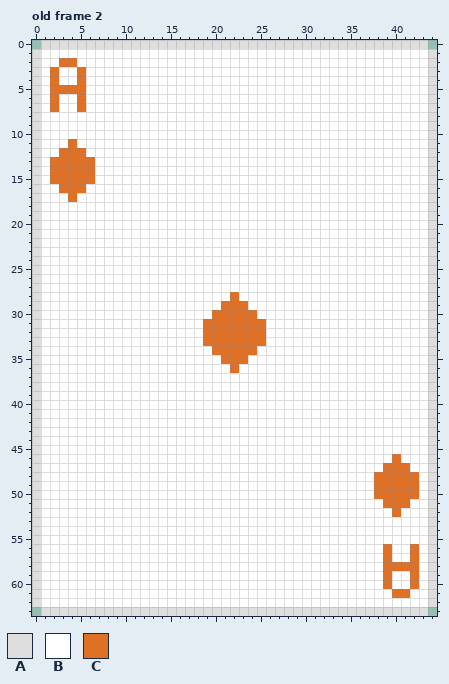
One commit to this pixel-art file: Rhombus-Editor/Patience/Assets/PixelCard.aseprite. The picture above is the old version.
45x64 pixels, 55 frames. Shown: old frame 2. The commit also changed other frames, which this record leaves out.
Palette (. is transparent): A #dedede  B #ffffff  C #df7126
Pixels before, old frame 2 (only the part around the change), first column x 0:
 0 .AAAAAAAAAAAAAAAAAAAAAAAAAAAAAAAAAAAAAAAAAAA.
 1 ABBBBBBBBBBBBBBBBBBBBBBBBBBBBBBBBBBBBBBBBBBBA
 2 ABBCCBBBBBBBBBBBBBBBBBBBBBBBBBBBBBBBBBBBBBBBA
 3 ABCBBCBBBBBBBBBBBBBBBBBBBBBBBBBBBBBBBBBBBBBBA
 4 ABCBBCBBBBBBBBBBBBBBBBBBBBBBBBBBBBBBBBBBBBBBA
 5 ABCCCCBBBBBBBBBBBBBBBBBBBBBBBBBBBBBBBBBBBBBBA
 6 ABCBBCBBBBBBBBBBBBBBBBBBBBBBBBBBBBBBBBBBBBBBA
 7 ABCBBCBBBBBBBBBBBBBBBBBBBBBBBBBBBBBBBBBBBBBBA
 8 ABBBBBBBBBBBBBBBBBBBBBBBBBBBBBBBBBBBBBBBBBBBA
 9 ABBBBBBBBBBBBBBBBBBBBBBBBBBBBBBBBBBBBBBBBBBBA
10 ABBBBBBBBBBBBBBBBBBBBBBBBBBBBBBBBBBBBBBBBBBBA
11 ABBBCBBBBBBBBBBBBBBBBBBBBBBBBBBBBBBBBBBBBBBBA
12 ABBCCCBBBBBBBBBBBBBBBBBBBBBBBBBBBBBBBBBBBBBBA
13 ABCCCCCBBBBBBBBBBBBBBBBBBBBBBBBBBBBBBBBBBBBBA
14 ABCCCCCBBBBBBBBBBBBBBBBBBBBBBBBBBBBBBBBBBBBBA
15 ABCCCCCBBBBBBBBBBBBBBBBBBBBBBBBBBBBBBBBBBBBBA
16 ABBCCCBBBBBBBBBBBBBBBBBBBBBBBBBBBBBBBBBBBBBBA
17 ABBBCBBBBBBBBBBBBBBBBBBBBBBBBBBBBBBBBBBBBBBBA
18 ABBBBBBBBBBBBBBBBBBBBBBBBBBBBBBBBBBBBBBBBBBBA
19 ABBBBBBBBBBBBBBBBBBBBBBBBBBBBBBBBBBBBBBBBBBBA
20 ABBBBBBBBBBBBBBBBBBBBBBBBBBBBBBBBBBBBBBBBBBBA
21 ABBBBBBBBBBBBBBBBBBBBBBBBBBBBBBBBBBBBBBBBBBBA
22 ABBBBBBBBBBBBBBBBBBBBBBBBBBBBBBBBBBBBBBBBBBBA
23 ABBBBBBBBBBBBBBBBBBBBBBBBBBBBBBBBBBBBBBBBBBBA
24 ABBBBBBBBBBBBBBBBBBBBBBBBBBBBBBBBBBBBBBBBBBBA
25 ABBBBBBBBBBBBBBBBBBBBBBBBBBBBBBBBBBBBBBBBBBBA
26 ABBBBBBBBBBBBBBBBBBBBBBBBBBBBBBBBBBBBBBBBBBBA
27 ABBBBBBBBBBBBBBBBBBBBBBBBBBBBBBBBBBBBBBBBBBBA
28 ABBBBBBBBBBBBBBBBBBBBBCBBBBBBBBBBBBBBBBBBBBBA
29 ABBBBBBBBBBBBBBBBBBBBCCCBBBBBBBBBBBBBBBBBBBBA
30 ABBBBBBBBBBBBBBBBBBBCCCCCBBBBBBBBBBBBBBBBBBBA
31 ABBBBBBBBBBBBBBBBBBCCCCCCCBBBBBBBBBBBBBBBBBBA
32 ABBBBBBBBBBBBBBBBBBCCCCCCCBBBBBBBBBBBBBBBBBBA
33 ABBBBBBBBBBBBBBBBBBCCCCCCCBBBBBBBBBBBBBBBBBBA
34 ABBBBBBBBBBBBBBBBBBBCCCCCBBBBBBBBBBBBBBBBBBBA
35 ABBBBBBBBBBBBBBBBBBBBCCCBBBBBBBBBBBBBBBBBBBBA
36 ABBBBBBBBBBBBBBBBBBBBBCBBBBBBBBBBBBBBBBBBBBBA
37 ABBBBBBBBBBBBBBBBBBBBBBBBBBBBBBBBBBBBBBBBBBBA
38 ABBBBBBBBBBBBBBBBBBBBBBBBBBBBBBBBBBBBBBBBBBBA
39 ABBBBBBBBBBBBBBBBBBBBBBBBBBBBBBBBBBBBBBBBBBBA
40 ABBBBBBBBBBBBBBBBBBBBBBBBBBBBBBBBBBBBBBBBBBBA
41 ABBBBBBBBBBBBBBBBBBBBBBBBBBBBBBBBBBBBBBBBBBBA
42 ABBBBBBBBBBBBBBBBBBBBBBBBBBBBBBBBBBBBBBBBBBBA
43 ABBBBBBBBBBBBBBBBBBBBBBBBBBBBBBBBBBBBBBBBBBBA
44 ABBBBBBBBBBBBBBBBBBBBBBBBBBBBBBBBBBBBBBBBBBBA
45 ABBBBBBBBBBBBBBBBBBBBBBBBBBBBBBBBBBBBBBBBBBBA
46 ABBBBBBBBBBBBBBBBBBBBBBBBBBBBBBBBBBBBBBBCBBBA
47 ABBBBBBBBBBBBBBBBBBBBBBBBBBBBBBBBBBBBBBCCCBBA
48 ABBBBBBBBBBBBBBBBBBBBBBBBBBBBBBBBBBBBBCCCCCBA
49 ABBBBBBBBBBBBBBBBBBBBBBBBBBBBBBBBBBBBBCCCCCBA
50 ABBBBBBBBBBBBBBBBBBBBBBBBBBBBBBBBBBBBBCCCCCBA
51 ABBBBBBBBBBBBBBBBBBBBBBBBBBBBBBBBBBBBBBCCCBBA
52 ABBBBBBBBBBBBBBBBBBBBBBBBBBBBBBBBBBBBBBBCBBBA
53 ABBBBBBBBBBBBBBBBBBBBBBBBBBBBBBBBBBBBBBBBBBBA
54 ABBBBBBBBBBBBBBBBBBBBBBBBBBBBBBBBBBBBBBBBBBBA
55 ABBBBBBBBBBBBBBBBBBBBBBBBBBBBBBBBBBBBBBBBBBBA
56 ABBBBBBBBBBBBBBBBBBBBBBBBBBBBBBBBBBBBBBCBBCBA
57 ABBBBBBBBBBBBBBBBBBBBBBBBBBBBBBBBBBBBBBCBBCBA
58 ABBBBBBBBBBBBBBBBBBBBBBBBBBBBBBBBBBBBBBCCCCBA
59 ABBBBBBBBBBBBBBBBBBBBBBBBBBBBBBBBBBBBBBCBBCBA
60 ABBBBBBBBBBBBBBBBBBBBBBBBBBBBBBBBBBBBBBCBBCBA
61 ABBBBBBBBBBBBBBBBBBBBBBBBBBBBBBBBBBBBBBBCCBBA
62 ABBBBBBBBBBBBBBBBBBBBBBBBBBBBBBBBBBBBBBBBBBBA
63 .AAAAAAAAAAAAAAAAAAAAAAAAAAAAAAAAAAAAAAAAAAA.
After the commit:
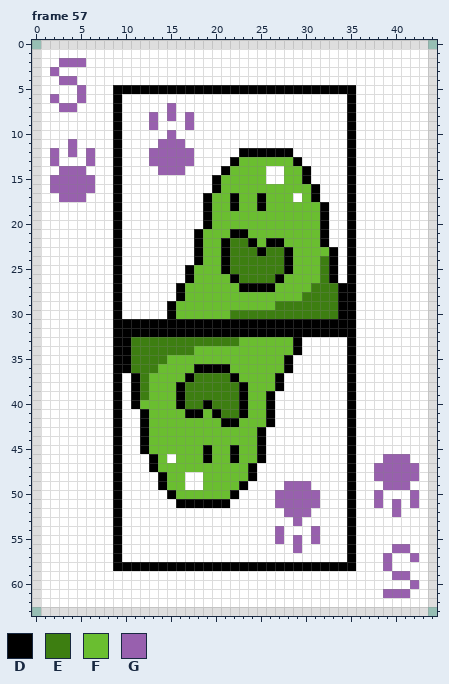
Colours new in this view: D #000000  E #3d7e11  F #6abe30  G #9860ae
A new or re-ordered frame is compared with the old frame closest to it.
Change:
frames 55 -> 58
Changed rows in their new state; - is an unchanged pixel.
Frame 57 is new; against old frame 2:
first column x 2:
 2 -GGG-------------------------------------
 3 G--B-------------------------------------
 4 BGGB-------------------------------------
 5 BBBG---DDDDDDDDDDDDDDDDDDDDDDDDDDD-------
 6 G--G---D-------------------------D-------
 7 BGGB---D-----G-------------------D-------
 8 -------D---G-G-G-----------------D-------
 9 -------D---G---G-----------------D-------
10 -------D-----G-------------------D-------
11 --G----D----GGG------------------D-------
12 GBGBG--D---GGGGG-----DDDDDD------D-------
13 GBBBG--D---GGGGG----DFFFFFFD-----D-------
14 BGGGB--D----GGG----DFFFF--FFD----D-------
15 GGGGG--D----------DFFFFF--FFD----D-------
16 GGGGG--D----------DFFFFFFFFFFD---D-------
17 -GGG---D---------DFFDFFDFFF-FD---D-------
18 -------D---------DFFDFFDFFFFFFD--D-------
19 -------D---------DFFFFFFFFFFFFD--D-------
20 -------D---------DFFFFFFFFFFFFD--D-------
21 -------D--------DFFFDDFFFFFFFFD--D-------
22 -------D--------DFFDEEDFDDFFFFD--D-------
23 -------D--------DFFDEEEDEEDFFFFD-D-------
24 -------D--------DFFDEEEEEEDFFFED-D-------
25 -------D-------DFFFDEEEEEEDFFFED-D-------
26 -------D-------DFFFFDEEEEDFFFFED-D-------
27 -------D------DFFFFFFDDDDFFFFEEEDD-------
28 -------D------DFFFFFFFFFFFFFEEEEDD-------
29 -------D-----DFFFFFFFFFFFEEEEEEEDD-------
30 -------D-----DFFFFFFEEEEEEEEEEEEDD-------
31 -------DDDDDDDDDDDDDDDDDDDDDDDDDDD-------
32 -------DDDDDDDDDDDDDDDDDDDDDDDDDDD-------
33 -------DDEEEEEEEEEEEEFFFFFFD-----D-------
34 -------DDEEEEEEEFFFFFFFFFFFD-----D-------
35 -------DDEEEEFFFFFFFFFFFFFD------D-------
36 -------DDEEEFFFFDDDDFFFFFFD------D-------
37 -------D-DEFFFFDEEEEDFFFFD-------D-------
38 -------D-DEFFFDEEEEEEDFFFD-------D-------
39 -------D-DEFFFDEEEEEEDFFD--------D-------
40 -------D-DFFFFDEEDEEEDFFD--------D-------
41 -------D--DFFFFDDFDEEDFFD--------D-------
42 -------D--DFFFFFFFFDDFFFD--------D-------
43 -------D--DFFFFFFFFFFFFD---------D-------
44 -------D--DFFFFFFFFFFFFD---------D-------
45 -------D--DFFFFFFDFFDFFD---------D-------
46 -------D---DF-FFFDFFDFFD---------D---GGG-
47 -------D---DFFFFFFFFFFD----------D--GGGGG
48 -------D----DFF--FFFFFD----------D--GGGGG
49 -------D----DFF--FFFFD----GGG----D--BGGGB
50 -------D-----DFFFFFFD----GGGGG---D--GBBBG
51 -------D------DDDDDD-----GGGGG---D--GBGBG
52 -------D------------------GGG----D----G--
53 -------D-------------------G-----D-------
54 -------D-----------------G---G---D-------
55 -------D-----------------G-G-G---D-------
56 -------D-------------------G-----D---BGGB
57 -------D-------------------------D---G--G
58 -------DDDDDDDDDDDDDDDDDDDDDDDDDDD---GBBB
59 -------------------------------------BGGB
60 -------------------------------------B--G
61 -------------------------------------GGG-
Where, in picture pixels (left, top, right, bottom), the same in both pictures:
changed: (50, 58, 419, 598)
